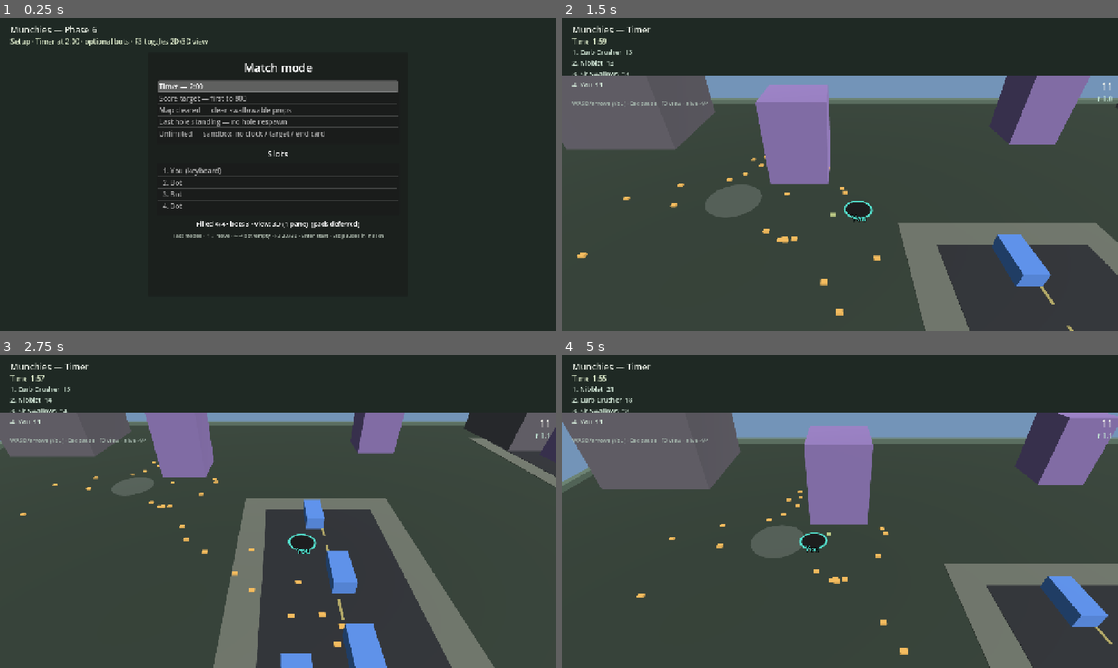
Above: before the commit, frames 1-4 (two rows, left to right).
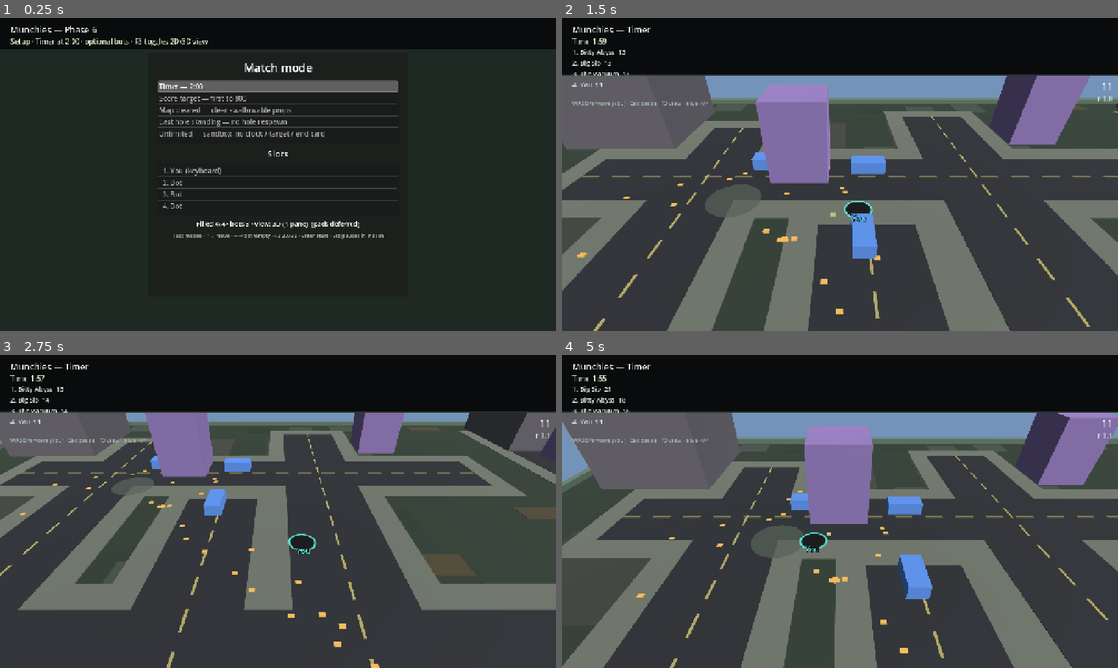
Above: after the commit, the same moments.

Repository: yelsayd/munchies
Game: Godot game, scene res://scenes/main.tscn
Two runs of this game, one before a commit and one after it. Both use one fixed random seed, a clock stepped at 60 frames per second and the inputs below.
Inputs:
- Up to frame 1 (0.25 s): no input
- Up to frame 2 (1.5 s): tap Enter (confirm) at 0.5, 0.6 s; hold D (move_right) 0.53-1.28 s; hold S (move_down) from 1.28 s (still down); tap Tab at 1.35 s
- Up to frame 3 (2.75 s): release S (move_down) at 2.03 s; hold D (move_right) from 2.03 s (still down); tap Enter (confirm) at 2.1 s
- Up to frame 4 (5 s): release D (move_right) at 2.78 s; hold W (move_up) 2.78-3.53 s; tap Tab at 2.85, 4.35 s; hold A (move_left) from 3.53 s (still down); tap Enter (confirm) at 3.6 s

The runs differ from the first frame. In frame 1, 9.6% of the frame differs, in the area x 0-100%, y 0-10%; in frame 2, 38%; in frame 3, 38%; in frame 4, 39%, in the area x 0-100%, y 0-100%.

Commit message:
Dark HUD band, denser roads, and textured ground.
Add a near-opaque top HUD backdrop that tracks leaderboard height.
Expand the map into a fuller avenue grid with more cars, and layer turf,
dirt, and lot pads under both 2D and 3D views.

Co-authored-by: Yasser Elsayed <yelsayd@users.noreply.github.com>

Diff:
--- a/scenes/main.tscn
+++ b/scenes/main.tscn
@@ -36,6 +36,23 @@
 
 [node name="HUD" type="CanvasLayer" parent="."]
 layer = 1
+
+[node name="HudBandBg" type="ColorRect" parent="HUD"]
+anchors_preset = 10
+anchor_right = 1.0
+offset_bottom = 72.0
+grow_horizontal = 2
+mouse_filter = 2
+color = Color(0.03, 0.035, 0.04, 0.94)
+
+[node name="HudBandEdge" type="ColorRect" parent="HUD"]
+anchors_preset = 10
+anchor_right = 1.0
+offset_top = 71.0
+offset_bottom = 72.0
+grow_horizontal = 2
+mouse_filter = 2
+color = Color(0.18, 0.22, 0.2, 0.85)
 
 [node name="Margin" type="MarginContainer" parent="HUD"]
 anchors_preset = 15
--- a/scripts/main.gd
+++ b/scripts/main.gd
@@ -36,6 +36,8 @@
 @onready var world3d_hold: Node = $World3DHold
 @onready var pane_host: Control = $SplitLayer/PaneHost
 @onready var hud: CanvasLayer = $HUD
+@onready var hud_band_bg: ColorRect = $HUD/HudBandBg
+@onready var hud_band_edge: ColorRect = $HUD/HudBandEdge
 @onready var title_label: Label = $HUD/Margin/VBox/Title
 @onready var mode_line: Label = $HUD/Margin/VBox/ModeLine
 @onready var score_label: Label = $HUD/Margin/VBox/Score
@@ -942,7 +944,11 @@
 func _update_hud() -> void:
 	if _screen != Screen.PLAYING or sim == null or sim.config == null:
 		return
-	pane_host.offset_top = _hud_band_height()
+	var band_h: float = _hud_band_height()
+	pane_host.offset_top = band_h
+	hud_band_bg.offset_bottom = band_h
+	hud_band_edge.offset_top = band_h - 1.0
+	hud_band_edge.offset_bottom = band_h
 	title_label.text = "Munchies — %s" % sim.config.label()
 	mode_line.text = _mode_line_text()
 	if sim.holes.size() > 1:
--- a/scripts/world_view.gd
+++ b/scripts/world_view.gd
@@ -145,22 +145,34 @@
 
 func _draw_ground(half: float) -> void:
 	draw_rect(Rect2(Vector2(-half, -half), Vector2(half * 2.0, half * 2.0)), COL_GROUND)
-	# Quiet turf patches — small rectangles, not giant blobs.
-	var step: float = 10.0 * PIXELS_PER_METER
-	var i := -10
-	while i <= 10:
-		var j := -10
-		while j <= 10:
-			var h: float = _hash2(i * 3, j * 5)
-			if h > 0.62:
-				var c := Vector2(float(i) * step * 0.7, float(j) * step * 0.7)
-				var w: float = step * (0.22 + h * 0.18)
-				var ht: float = step * (0.16 + (1.0 - h) * 0.14)
-				var tint := COL_GROUND.lightened(0.03 + h * 0.05)
-				tint.a = 0.4
-				draw_rect(Rect2(c - Vector2(w, ht) * 0.5, Vector2(w, ht)), tint)
-			j += 1
-		i += 1
+	# Fine turf / dirt noise — denser than before so the lawn reads as textured.
+	var fine: float = 4.5 * PIXELS_PER_METER
+	var cells: int = int(ceil(half / fine)) + 2
+	for i in range(-cells, cells + 1):
+		for j in range(-cells, cells + 1):
+			var h: float = _hash2(i * 7 + 1, j * 11 + 3)
+			var c := Vector2(float(i) * fine, float(j) * fine)
+			if c.length() > half + fine:
+				continue
+			var w: float = fine * (0.55 + h * 0.4)
+			var ht: float = fine * (0.45 + (1.0 - h) * 0.4)
+			var tint: Color
+			if h > 0.72:
+				# Dry dirt / worn patches
+				tint = Color(0.28, 0.26, 0.20, 0.35 + h * 0.15)
+			elif h > 0.45:
+				# Lighter grass
+				tint = COL_GROUND.lightened(0.04 + h * 0.07)
+				tint.a = 0.32 + h * 0.2
+			else:
+				# Deeper turf
+				tint = COL_GROUND.darkened(0.04 + (1.0 - h) * 0.06)
+				tint.a = 0.28 + (1.0 - h) * 0.18
+			draw_rect(Rect2(c - Vector2(w, ht) * 0.5, Vector2(w, ht)), tint)
+			# Occasional gravel speckles
+			if h > 0.88:
+				var speck := Color(0.36, 0.34, 0.28, 0.4)
+				draw_circle(c + Vector2(fine * 0.15, -fine * 0.1), fine * 0.08, speck)
 
 
 func _draw_city_blocks(half: float) -> void:
--- a/scripts/world_view_3d.gd
+++ b/scripts/world_view_3d.gd
@@ -71,8 +71,8 @@
 	if sim == null or sim.holes.is_empty():
 		return
 
-	# Include a layout version so lane dashes / raised hole fill rebuild on upgrade.
-	var seed_key: int = hash(sim.map_half) ^ (sim.roads.size() * 17) ^ (sim.parks.size() * 31) ^ 3
+	# Include a layout version so ground texture / roads rebuild on upgrade.
+	var seed_key: int = hash(sim.map_half) ^ (sim.roads.size() * 17) ^ (sim.parks.size() * 31) ^ 5
 	if seed_key != _static_seed:
 		_rebuild_static(sim)
 		_static_seed = seed_key
@@ -92,6 +92,8 @@
 		Vector3(half * 2.0, 0.1, half * 2.0),
 		COL_GROUND
 	))
+	_add_ground_texture(half)
+	_add_city_lots(half)
 
 	# Border rim
 	var border_h := 0.6
@@ -137,6 +139,73 @@
 		_static_root.add_child(_make_cylinder(
 			Vector3(pad.x, 0.07, pad.y), 2.2, 0.05, Color(0.32, 0.36, 0.33, 0.7)
 		))
+
+
+func _hash2(a: int, b: int) -> float:
+	var n: int = a * 374761393 + b * 668265263
+	n = (n ^ (n >> 13)) * 1274126177
+	return float((n ^ (n >> 16)) & 0x7fffffff) / 2147483647.0
+
+
+func _add_ground_texture(half: float) -> void:
+	## Scatter low turf / dirt patches so the ground isn't a flat slab.
+	var step := 7.0
+	var cells: int = int(ceil(half / step)) + 1
+	for i in range(-cells, cells + 1):
+		for j in range(-cells, cells + 1):
+			var h: float = _hash2(i * 5 + 2, j * 9 + 4)
+			if h < 0.38:
+				continue
+			var x: float = float(i) * step + (h - 0.5) * 2.0
+			var z: float = float(j) * step + (_hash2(j, i) - 0.5) * 2.0
+			if absf(x) > half - 2.0 or absf(z) > half - 2.0:
+				continue
+			# Skip the densest road corridors so patches don't fight asphalt.
+			if absf(x) < 8.0 or absf(z) < 8.0:
+				continue
+			var w: float = 2.2 + h * 3.4
+			var d: float = 1.8 + (1.0 - h) * 3.0
+			var col: Color
+			if h > 0.78:
+				col = Color(0.30, 0.27, 0.20) ## worn dirt
+			elif h > 0.55:
+				col = COL_GROUND.lightened(0.06 + h * 0.05)
+			else:
+				col = COL_GROUND.darkened(0.05)
+			_static_root.add_child(_make_box(
+				Vector3(x, 0.01, z),
+				Vector3(w, 0.03, d),
+				col
+			))
+
+
+func _add_city_lots(half: float) -> void:
+	## Lot pads between streets — same idea as 2D city blocks.
+	var step := 16.0
+	var margin := 6.0
+	var x: float = -half + margin
+	while x < half - margin:
+		var z: float = -half + margin
+		while z < half - margin:
+			var cx: float = x + step * 0.4
+			var cz: float = z + step * 0.4
+			if absf(cx) < 12.0 or absf(cz) < 12.0:
+				z += step
+				continue
+			var h: float = _hash2(int(x * 10.0), int(z * 10.0))
+			if h < 0.30:
+				z += step
+				continue
+			var w: float = step * (0.55 + h * 0.22)
+			var d: float = step * (0.48 + (1.0 - h) * 0.2)
+			var lot := Color(0.24, 0.25, 0.23).lightened((h - 0.5) * 0.05)
+			_static_root.add_child(_make_box(
+				Vector3(cx, 0.015, cz),
+				Vector3(w, 0.025, d),
+				lot
+			))
+			z += step
+		x += step
 
 
 func _add_lane_dashes(road: Rect2) -> void:
--- a/sim/sim.gd
+++ b/sim/sim.gd
@@ -267,14 +267,33 @@
 		{"center": Vector2(-30, 24), "radius": 14.0},
 	]
 
-	# Road / lot bands (cosmetic + tier-2 placement guides).
+	# Road grid: arterials + secondary avenues + local connectors (cosmetic + tier-2 guides).
 	roads = [
-		Rect2(-70, -6, 140, 12),
-		Rect2(-6, -70, 12, 140),
-		Rect2(-50, 30, 40, 10),
-		Rect2(20, -45, 35, 10),
-		Rect2(-40, -50, 10, 35),
-		Rect2(35, 20, 10, 40),
+		# Main cross
+		Rect2(-74, -5.5, 148, 11),
+		Rect2(-5.5, -74, 11, 148),
+		# Secondary avenues (E–W)
+		Rect2(-74, -38, 148, 8),
+		Rect2(-74, 30, 148, 8),
+		# Secondary avenues (N–S)
+		Rect2(-38, -74, 8, 148),
+		Rect2(30, -74, 8, 148),
+		# Outer ring segments near the edge
+		Rect2(-70, -62, 55, 7),
+		Rect2(18, -62, 52, 7),
+		Rect2(-70, 52, 55, 7),
+		Rect2(18, 52, 52, 7),
+		Rect2(-62, -70, 7, 40),
+		Rect2(-62, 28, 7, 42),
+		Rect2(55, -70, 7, 40),
+		Rect2(55, 28, 7, 42),
+		# Short local streets / lots
+		Rect2(-52, 14, 36, 7),
+		Rect2(14, -42, 36, 7),
+		Rect2(-48, -52, 7, 28),
+		Rect2(40, 10, 7, 34),
+		Rect2(16, -22, 30, 7),
+		Rect2(-46, 6, 28, 7),
 	]
 
 	# --- Tier 0 litter: parks + dense rings/trails at every spawn so the inward path reads ---
@@ -302,8 +321,8 @@
 	_scatter_props(1, TIER1_RADIUS, 16, Vector2(-30, 24), 14.0, 3.0)
 	_scatter_props(1, TIER1_RADIUS, 16, Vector2(0, 0), 45.0, 8.0)
 
-	# --- Tier 2 vehicles (28): roads and lots ---
-	_place_on_roads(2, TIER2_RADIUS, 28)
+	# --- Tier 2 vehicles: roads and lots (more streets → a few more cars) ---
+	_place_on_roads(2, TIER2_RADIUS, 36)
 
 	# --- Tier 3 small buildings (16): edges with path gaps ---
 	_place_edge_landmarks(3, TIER3_RADIUS, [
--- a/tests/test_sim.gd
+++ b/tests/test_sim.gd
@@ -184,6 +184,9 @@
 	if sim.parks.size() < 3:
 		print("FAIL expected parks")
 		return 1
+	if sim.roads.size() < 12:
+		print("FAIL expected denser road grid, got ", sim.roads.size())
+		return 1
 	if MunchiesSim.SPAWN_PADS.size() != 4:
 		print("FAIL expected 4 spawn pads")
 		return 1
